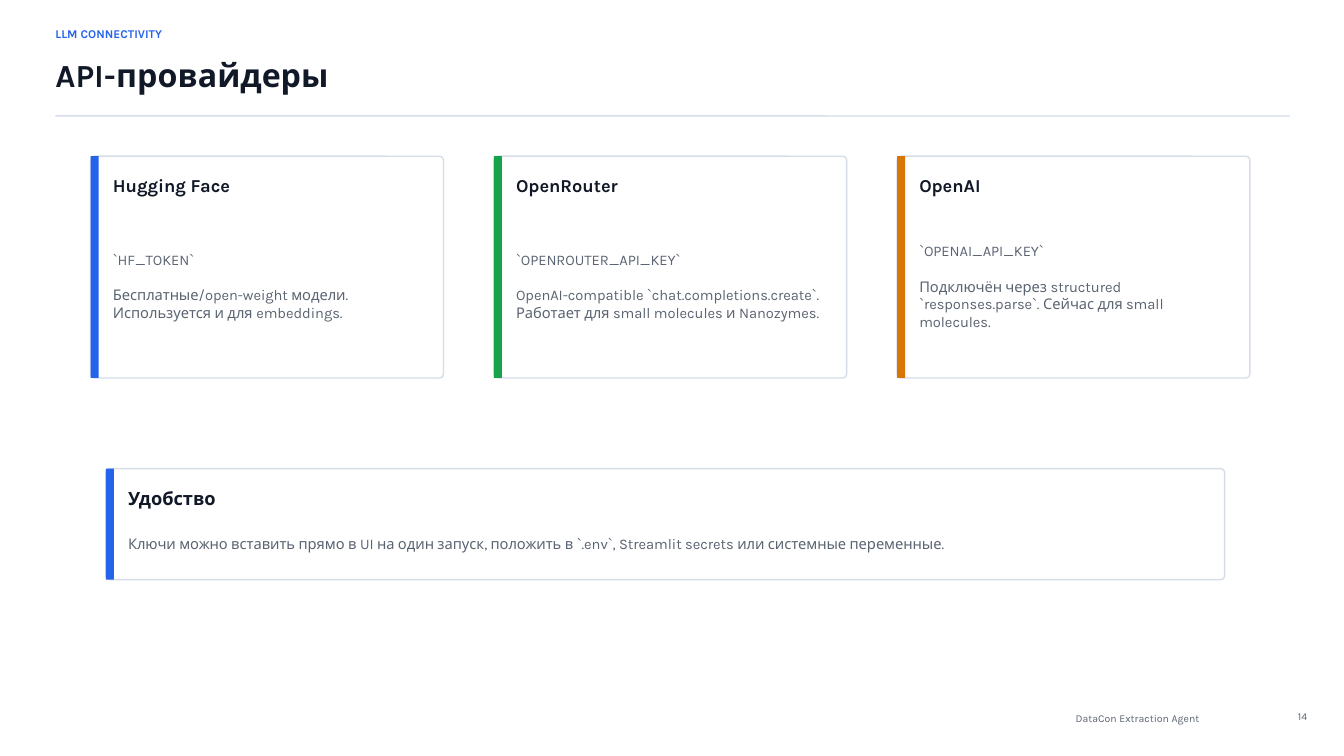
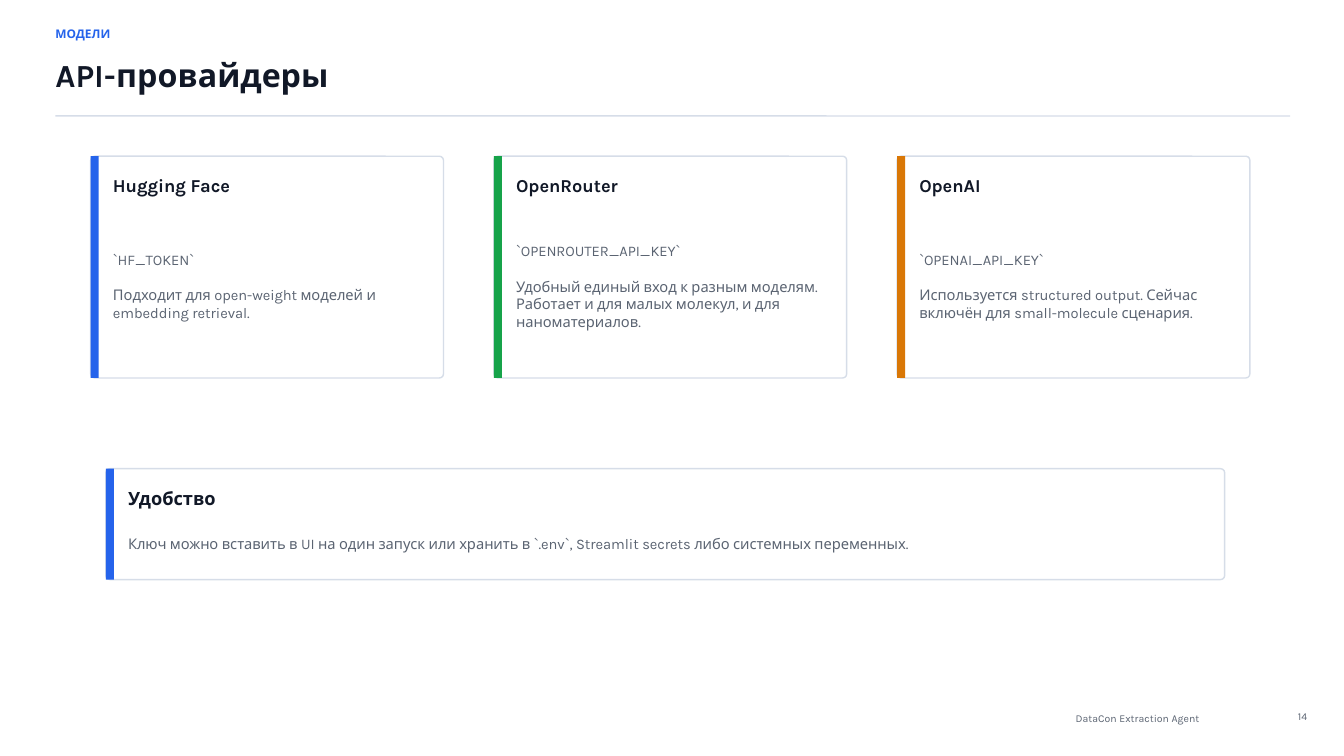
Before and after one commit to Aillight/DATACON-Million-miles-of-SMILES, a slide deck: slide 14 of presentation/DataCon_Extraction_Agent_Presentation.pptx. Drawn at 1344x756 pixels with LibreOffice and Linux fonts; fonts in the diff are those of the drawing. Boxes give left, top, right and bottom in pixels: in the first picture for what was removed or moved away, otherwise in the second. Text is boxed around its words. In the diff, an @@ line names an element or a change of style, - is before the commit and + after.

```diff
--- a/presentation/DataCon_Extraction_Agent_Presentation.pptx
+++ b/presentation/DataCon_Extraction_Agent_Presentation.pptx
@@ text at bbox=[55, 29, 110, 41]: text changed @@
-LLM CONNECTIVITY
+МОДЕЛИ
@@ text at bbox=[113, 289, 376, 322]: text changed @@
-Бесплатные/open-weight модели. Используется и для embeddings.
+Подходит для open-weight моделей и embedding retrieval.
@@ text at bbox=[516, 281, 815, 331]: text changed @@
-OpenAI-compatible `chat.completions.create`. Работает для small molecules и Nanozymes.
+Удобный единый вход к разным моделям. Работает и для малых молекул, и для наноматериалов.
@@ text at bbox=[919, 289, 1197, 322]: text changed @@
-Подключён через structured `responses.parse`. Сейчас для small molecules.
+Используется structured output. Сейчас включён для small-molecule сценария.
@@ text at bbox=[128, 538, 905, 553]: text changed @@
-Ключи можно вставить прямо в UI на один запуск, положить в `.env`, Streamlit secrets или системные переменные.
+Ключ можно вставить в UI на один запуск или хранить в `.env`, Streamlit secrets либо системных переменных.
```
Also in this commit, not shown: 19 other slides changed, 1 other file.
